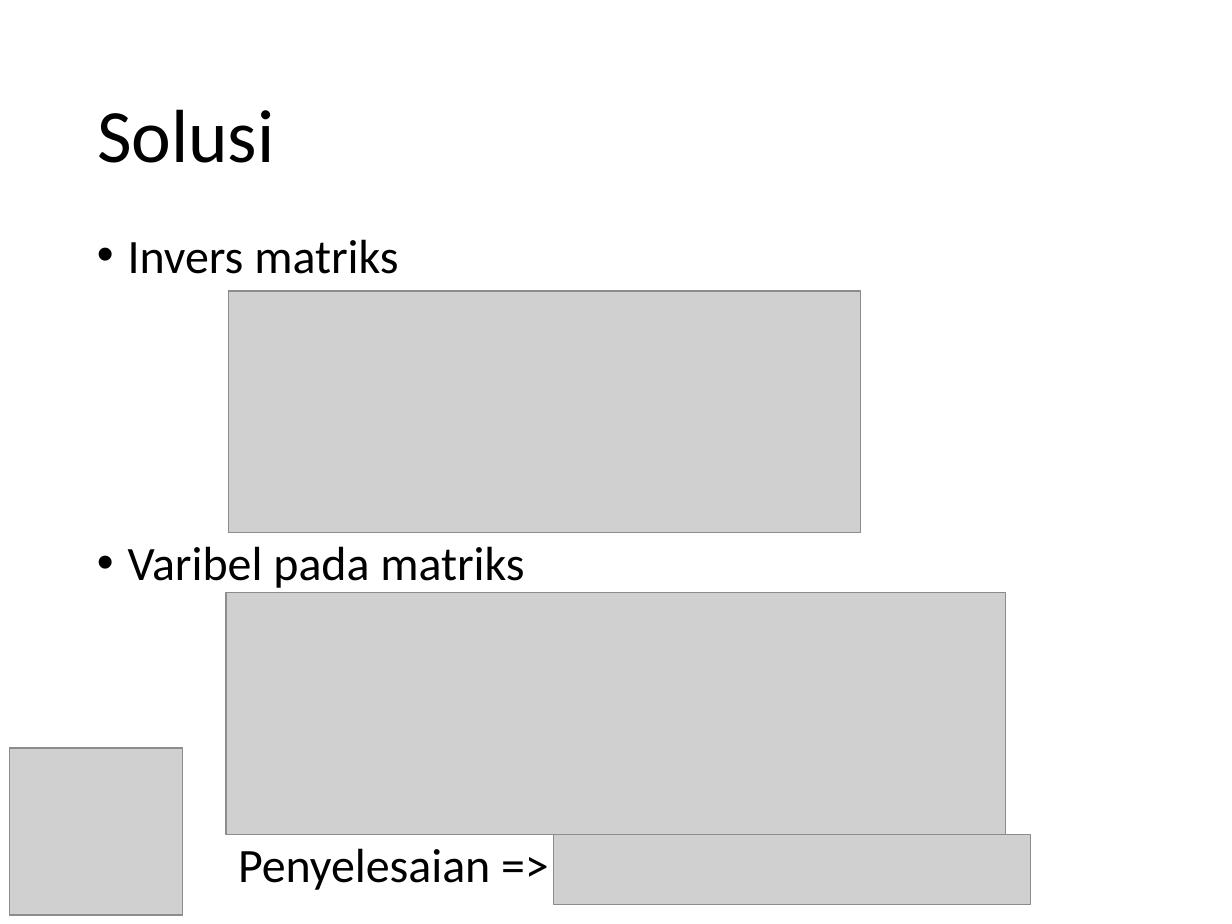
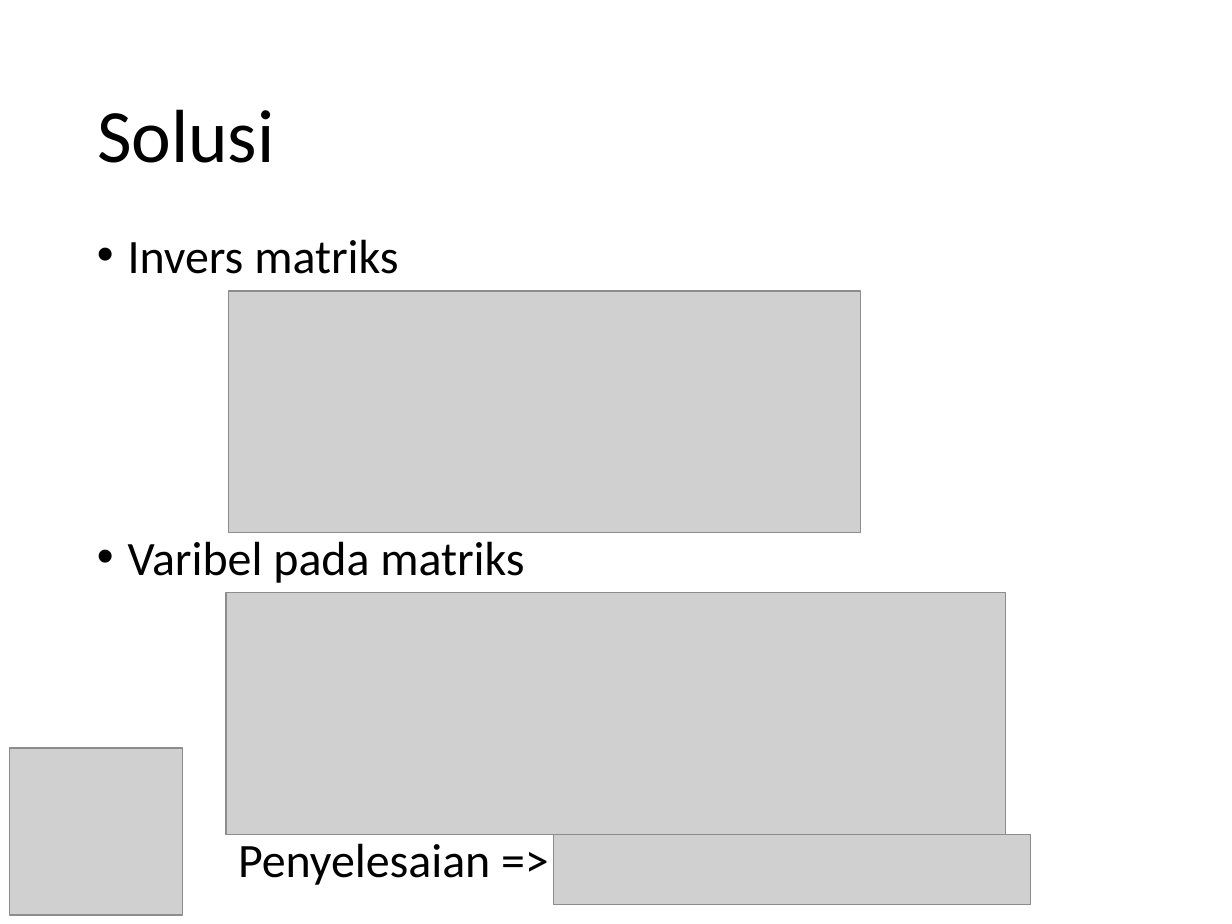
Before and after one commit to miftanurfarid/EL1211_metode_numerik_dan_teknik_komputasi, a slide deck: slide 13 of slides/EL 1211 04 - Penyelesaian Persamaan Linear Serentak.ppt. Drawn at 1232x924 pixels with LibreOffice and Linux fonts; fonts in the diff are those of the drawing; grey boxes stand for pictures. Boxes give left, top, right and bottom in pixels: in the first picture for what was removed or moved away, otherwise in the second. Text is boxed around its words. In the diff, an @@ line names an element or a change of style, - is before the commit and + after.

```diff
--- a/slides/EL 1211 04 - Penyelesaian Persamaan Linear Serentak.ppt
+++ b/slides/EL 1211 04 - Penyelesaian Persamaan Linear Serentak.ppt
@@ text "Varibel pada matriks" at (128, 541, 524, 583): line spacing 0.9 to 0.8 @@
@@ text "Penyelesaian => dan" at (238, 832, 882, 890): line spacing 0.9 to 0.8 @@
```
Also in this commit, not shown: 4 other slides changed, 4 other files.
